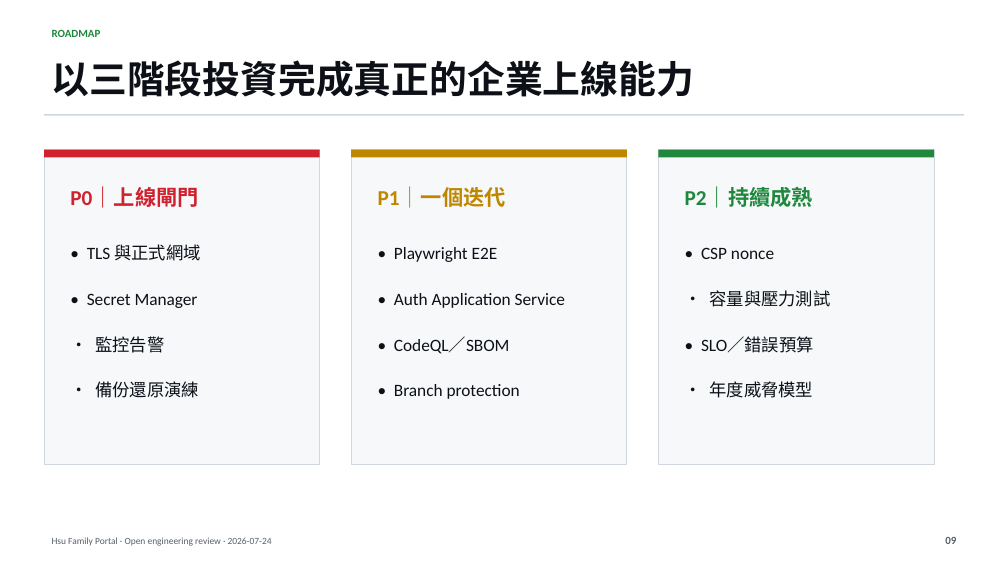
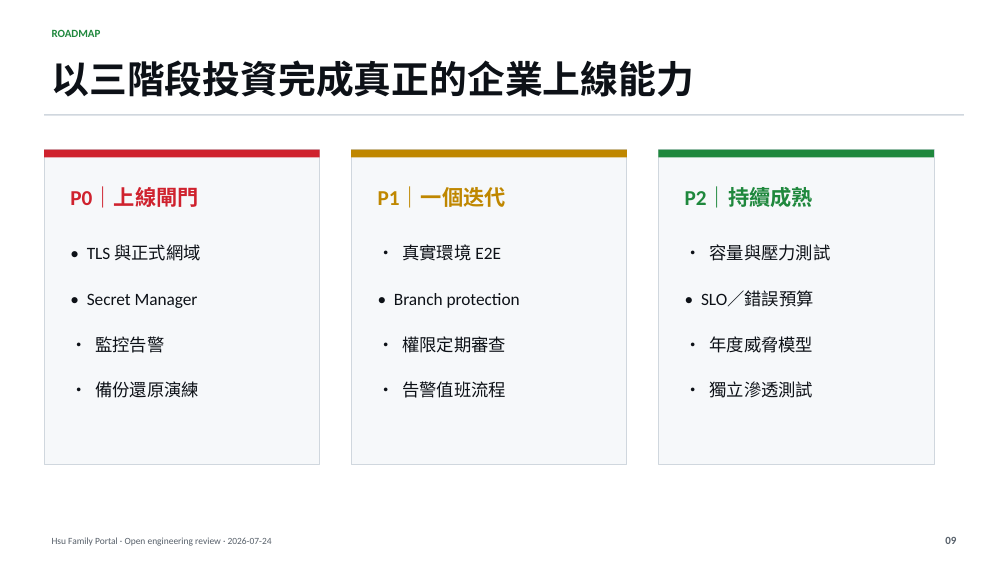
Before and after one commit to helloapple080/HsuFamily, a slide deck: slide 9 of docs/presentation/HsuFamily-Enterprise-Readiness.pptx. Drawn at 1008x567 pixels with LibreOffice and Linux fonts; fonts in the diff are those of the drawing. Boxes give left, top, right and bottom in pixels: in the first picture for what was removed or moved away, otherwise in the second. Text is boxed around its words. In the diff, an @@ line names an element or a change of style, - is before the commit and + after.

```diff
--- a/docs/presentation/HsuFamily-Enterprise-Readiness.pptx
+++ b/docs/presentation/HsuFamily-Enterprise-Readiness.pptx
@@ text at (402,244,501,261): text changed @@
-• Playwright E2E
+• 真實環境 E2E
@@ text removed at (701,247,774,259) @@
-• CSP nonce
@@ text at (394,293,520,308): text changed @@
-• Auth Application Service
+• Branch protection
@@ 3 texts: place and size @@
-3 texts at (701,290,831,398)
+3 texts at (701,244,831,353)
@@ text at (402,336,506,353): text changed @@
-• CodeQL／SBOM
+• 權限定期審查
@@ text at (402,381,506,398): text changed @@
-• Branch protection
+• 告警值班流程
@@ text added at (710,381,814,398), 16.5 pt, text #0D1117 @@
+• 獨立滲透測試
```
Also in this commit, not shown: 6 other slides changed, 12 other files.
